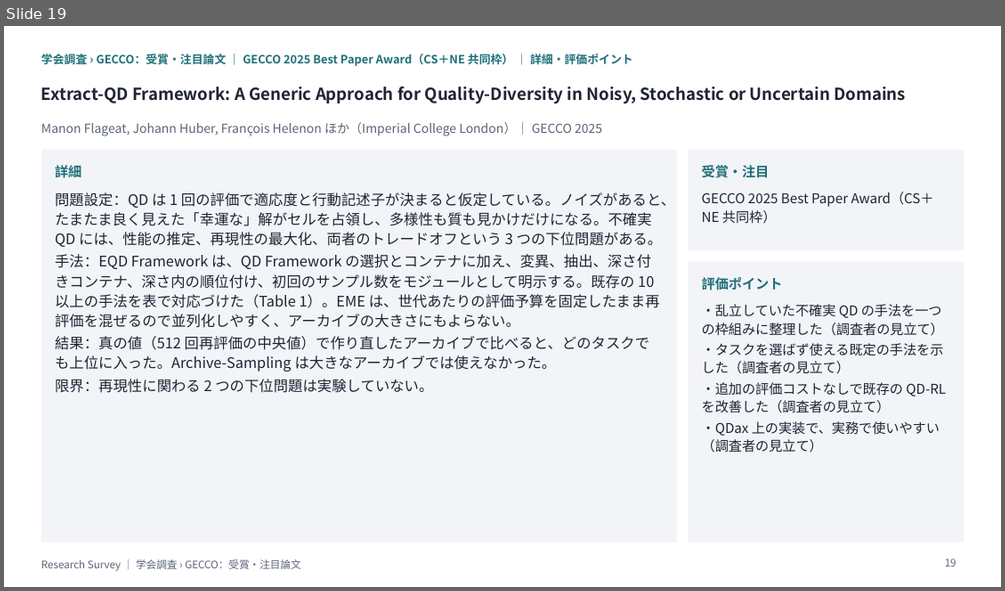
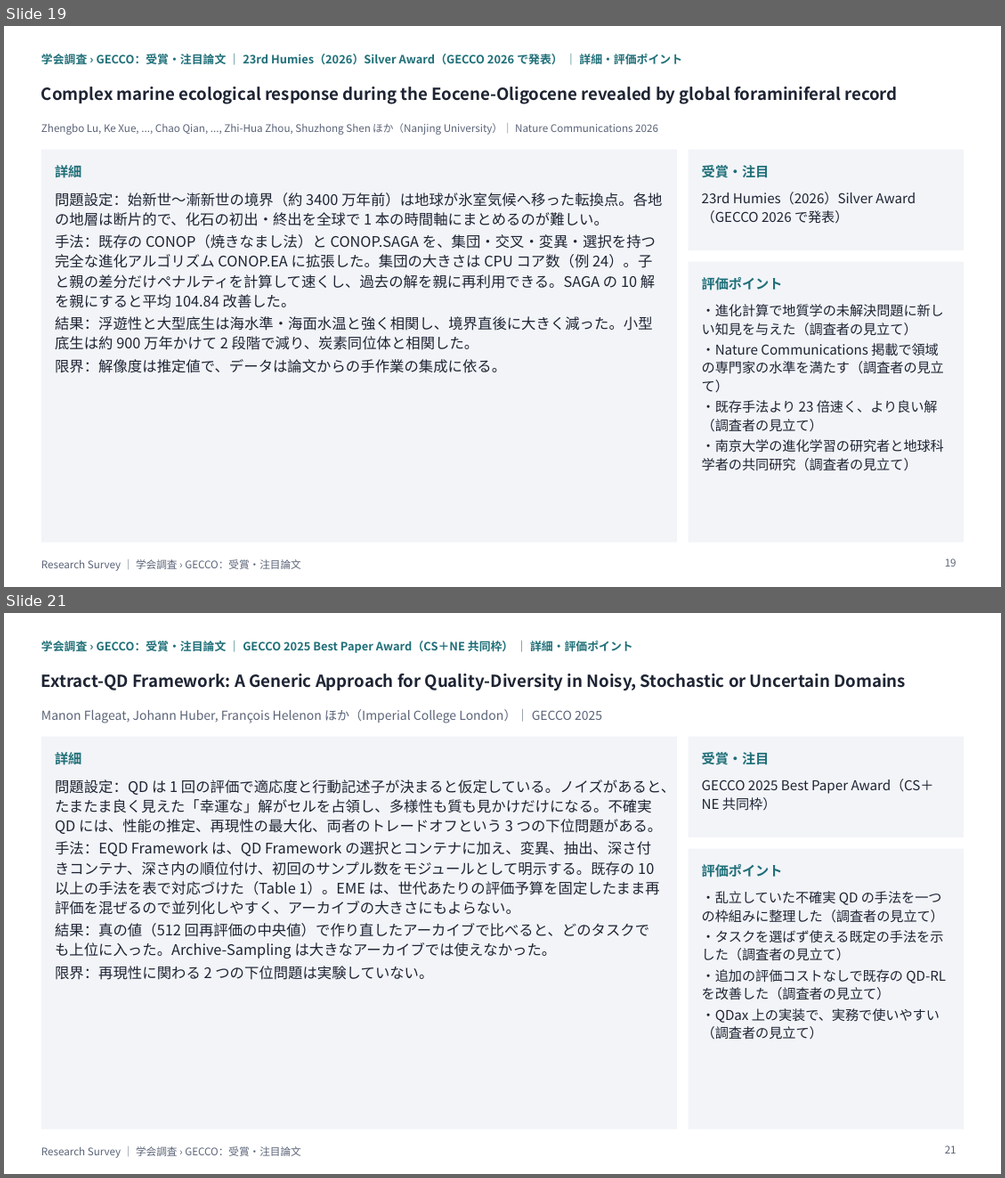
Before and after one commit to create-alt/researches, a slide deck: gecco/gecco.pptx. Shown one above the other, each under a label of ours: slide 19 before the commit, slides 19 and 21 after it; the slides between them are not shown. The pictures are 1005x591 and 1005x1178 pixels, drawn with LibreOffice and Linux fonts; fonts in the diff are those of the drawing. Boxes give left, top, right and bottom in pixels: in the first picture for what was removed or moved away, otherwise in the second. Text is boxed around its words. In the diff, an @@ line names an element or a change of style, - is before the commit and + after.

```diff
--- a/gecco/gecco.pptx
+++ b/gecco/gecco.pptx
@@ slide 19 added at (4,26,1001,587), background #FFFFFF; not listed: 6 template elements that a slide beside it also shows @@
@@ text added at (41,54,682,64), 11 pt, text #1F6F78, bold @@
+学会調査 › GECCO：受賞・注目論文 ｜ 23rd Humies（2026）Silver Award（GECCO 2026 で発表） ｜ 詳細・評価ポイント
@@ text added at (41,87,897,104), 16 pt, text #1E2433, bold @@
+Complex marine ecological response during the Eocene-Oligocene revealed by global foraminiferal record
@@ text added at (41,123,658,135), 10 pt, text #5B6478 @@
+Zhengbo Lu, Ke Xue, ..., Chao Qian, ..., Zhi-Hua Zhou, Shuzhong Shen ほか（Nanjing University）｜ Nature Communications 2026
@@ text added at (55,192,662,373), 14 pt, text #1E2433 @@
+問題設定：始新世〜漸新世の境界（約 3400 万年前）は地球が氷室気候へ移った転換点。各地の地層は断片的で、化石の初出・終出を全球で 1 本の時間軸にまとめるのが難しい。
+手法：既存の CONOP（焼きなまし法）と CONOP.SAGA を、集団・交叉・変異・選択を持つ完全な進化アルゴリズム CONOP.EA に拡張した。集団の大きさは CPU コア数（例 24）。子と親の差分だけペナルティを計算して速くし、過去の解を親に再利用できる。SAGA の 10 解を親にすると平均 104.84 改善した。
+結果：浮遊性と大型底生は海水準・海面水温と強く相関し、境界直後に大きく減った。小型底生は約 900 万年かけて 2 段階で減り、炭素同位体と相関した。
+限界：解像度は推定値で、データは論文からの手作業の集成に依る。
@@ text added at (702,192,915,224), 13 pt, text #1E2433 @@
+23rd Humies（2026）Silver Award（GECCO 2026 で発表）
@@ text added at (702,304,944,471), 13 pt, text #1E2433 @@
+・進化計算で地質学の未解決問題に新しい知見を与えた（調査者の見立て）
+・Nature Communications 掲載で領域の専門家の水準を満たす（調査者の見立て）
+・既存手法より 23 倍速く、より良い解（調査者の見立て）
+・南京大学の進化学習の研究者と地球科学者の共同研究（調査者の見立て）
@@ text added at (41,559,301,571), 10 pt, text #5B6478 @@
+Research Survey ｜ 学会調査 › GECCO：受賞・注目論文
@@ page number added at (945,558,956,566), 10 pt, text #5B6478 @@
+19
@@ what was slide 19 is now slide 21 @@
@@ page number at (945,1145,956,1153): text changed @@
-19
+21
```
Also in this commit, not shown: 12 slides changed, 9 other slides added, 11 other files.
